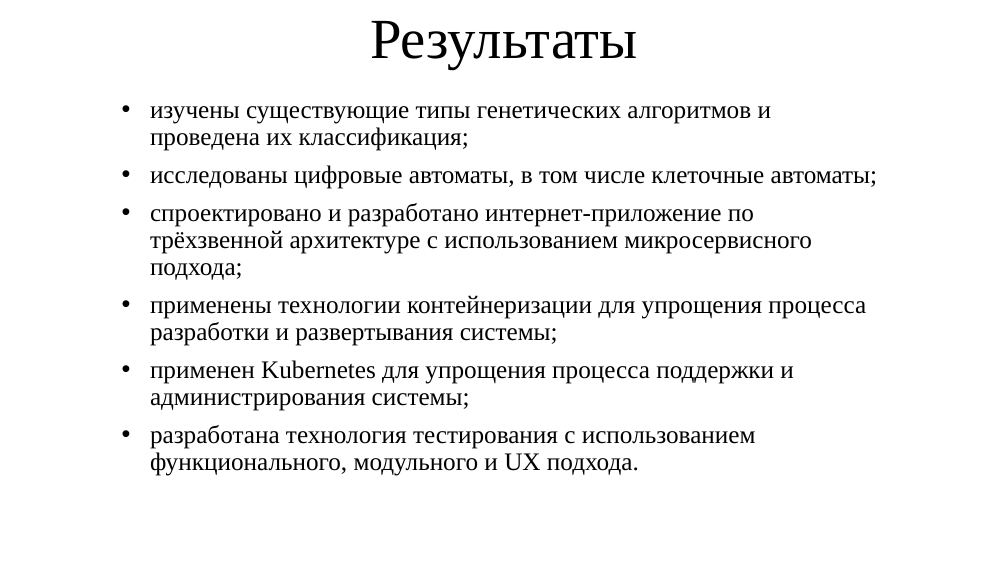
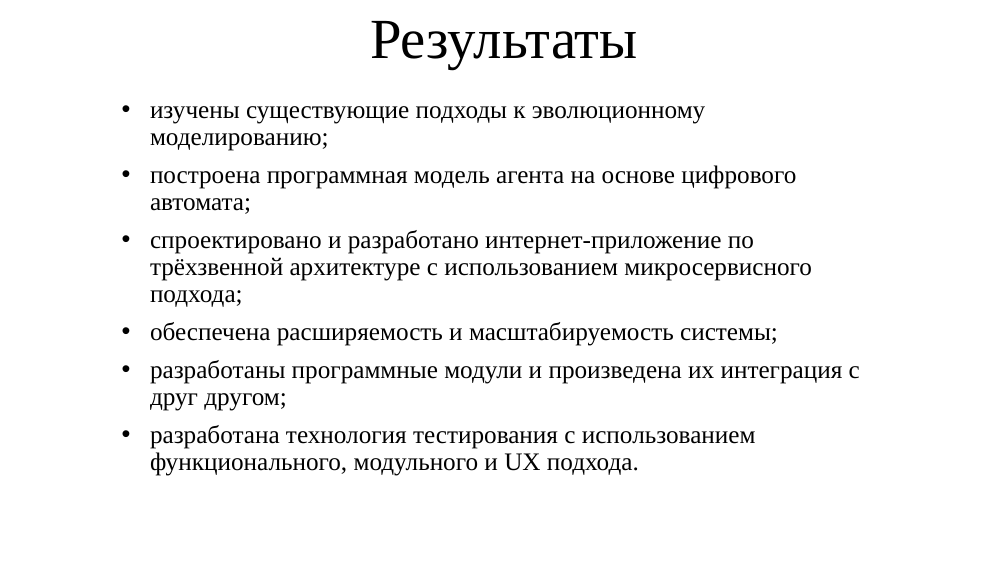
Before and after one commit to ValeryBMSTU/Diplom, a slide deck: slide 11 of Документы/Презентация.pptx (slide 10 before the commit). Drawn at 1008x567 pixels with LibreOffice and Linux fonts; fonts in the diff are those of the drawing. Boxes give left, top, right and bottom in pixels: in the first picture for what was removed or moved away, otherwise in the second. Text is boxed around its words. In the diff, an @@ line names an element or a change of style, - is before the commit and + after.

```diff
--- a/Документы/Презентация.pptx
+++ b/Документы/Презентация.pptx
@@ subtitle at [150, 106, 796, 214]: text changed @@
-• изучены существующие типы генетических алгоритмов и проведена их классификация;
-• исследованы цифровые автоматы, в том числе клеточные автоматы;
+• изучены существующие подходы к эволюционному моделированию;
+• построена программная модель агента на основе цифрового автомата;
@@ subtitle at [150, 322, 860, 411]: text changed @@
-• применены технологии контейнеризации для упрощения процесса разработки и развертывания системы;
-• применен Kubernetes для упрощения процесса поддержки и администрирования системы;
+• обеспечена расширяемость и масштабируемость системы;
+• разработаны программные модули и произведена их интеграция с друг другом;
```
Also in this commit, not shown: 1 other slide changed, 1 slide added, 1 slide removed, 16 other files.
